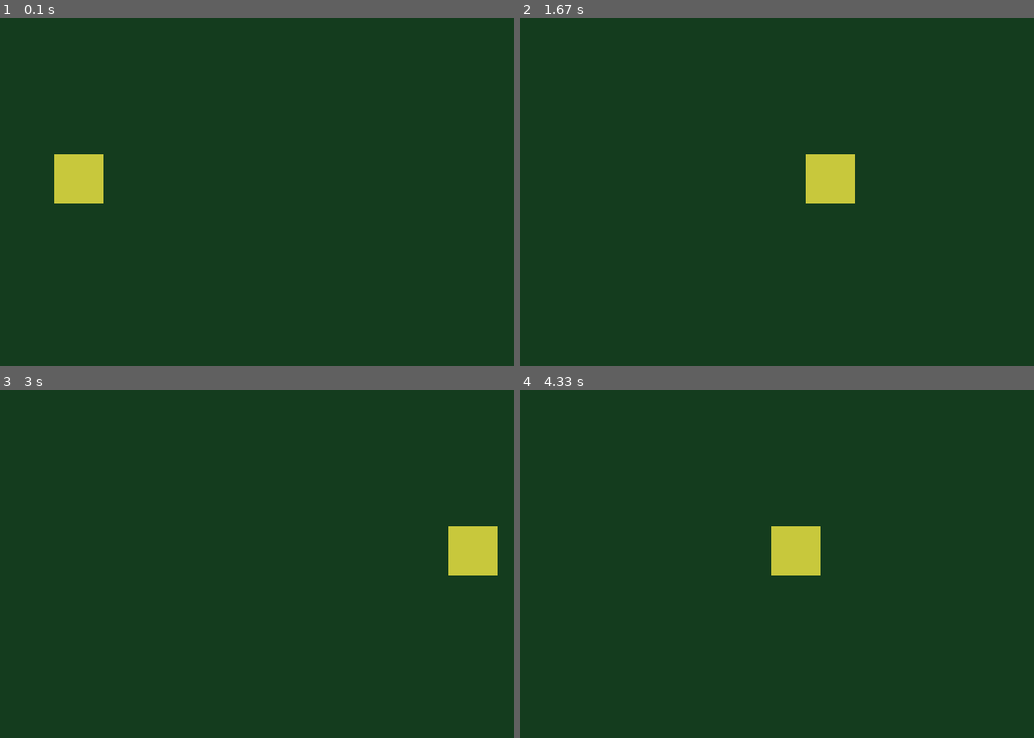
Above: before the commit, frames 1-4 (two rows, left to right).
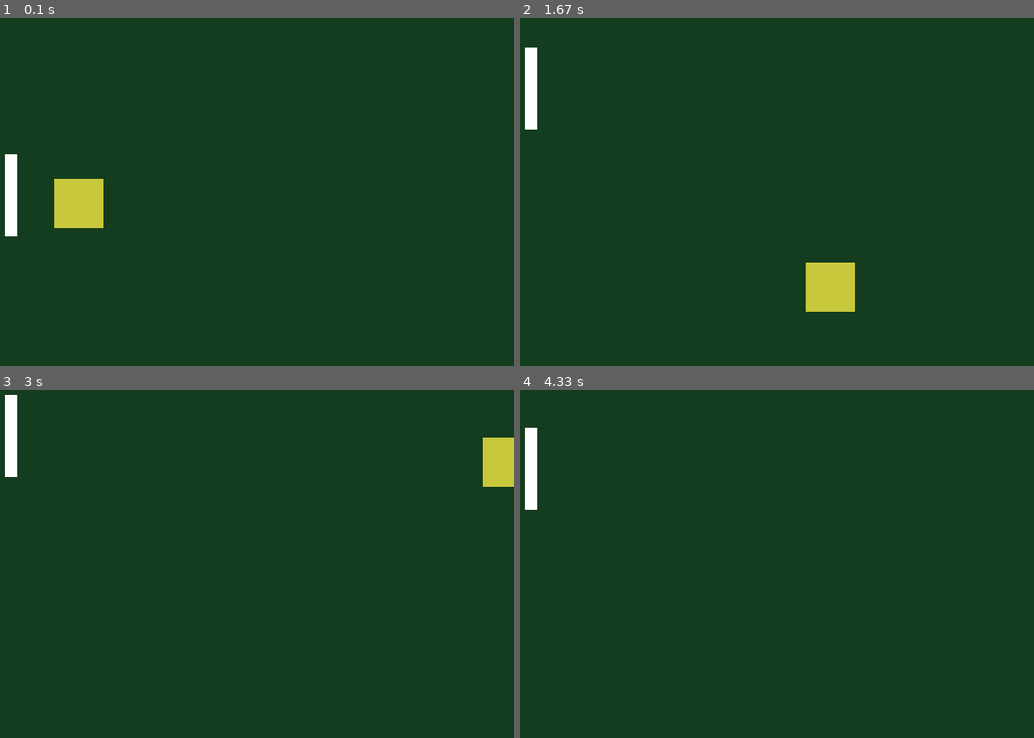
Above: after the commit, the same moments.

Repository: jvnusrg/pygame-practice
Game: pygame game, started from 01_window.py
Two runs of this game, one before a commit and one after it. Both use one fixed random seed, a clock stepped at 60 frames per second and the inputs below.
Inputs:
- Up to frame 1 (0.1 s): no input
- Up to frame 2 (1.67 s): hold W 0.33-0.8 s; hold S 0.83-1.13 s; hold W 1.17-1.53 s; hold S from 1.57 s (still down)
- Up to frame 3 (3 s): release S at 1.93 s; hold W 1.97-2.27 s; hold S 2.3-2.6 s; hold W from 2.63 s (still down)
- Up to frame 4 (4.33 s): release W at 3 s; hold S 3.03-3.4 s; hold W 3.43-3.73 s; hold S 3.77-4.07 s; hold W from 4.1 s (still down)

The runs differ from the first frame. In frame 1, 1.9% of the frame differs, in the area x 0-21%, y 39-63%; in frame 2, 3.3%, in the area x 0-66%, y 8-85%; in frame 3, 2.8%; in frame 4, 1.9%.

Commit message:
Adds paddle and keyboard input

Diff:
--- a/01_window.py
+++ b/01_window.py
@@ -9,8 +9,14 @@
 y = 200
 width = 60
 height = 60
-speed = 3
+speed_x = 3
+speed_y = 3
 
+paddle_x = 20
+paddle_y = 200
+paddle_width = 15
+paddle_height = 100
+paddle_speed =5
 
 running = True
 while running:
@@ -18,14 +24,24 @@
         if event.type == pygame.QUIT:
             running = False
 
-    x = x + speed
+    x = x + speed_x
+    y = y + speed_y
 
-    if x <= 0 or x + width >= 640:
-        speed = speed * -1
+    keys = pygame.key.get_pressed()
+    if keys[pygame.K_w]:
+        paddle_y = paddle_y - paddle_speed
+    if keys[pygame.K_s]:
+        paddle_y = paddle_y + paddle_speed
+    #if x <= 0 or x + width >= 640:
+        #speed_x = speed_x * -1
+    if y <=0 or y + height >= 480:
+        speed_y = speed_y * -1
+
     screen.fill((20, 60, 30))
 
     pygame.draw.rect(screen, (200,200,60), (x, y, width, height))
 
+    pygame.draw.rect(screen, (255,255,255),(paddle_x, paddle_y, paddle_width, paddle_height))
     pygame.display.flip()
 
 pygame.quit()
